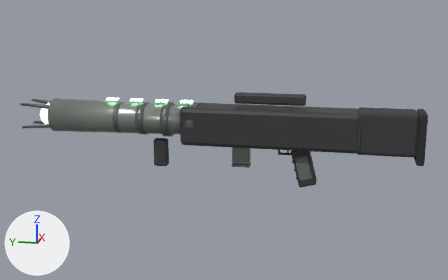
The glTF model assets/models/plasma_cannon.glb as it was, and as the next commit left it.
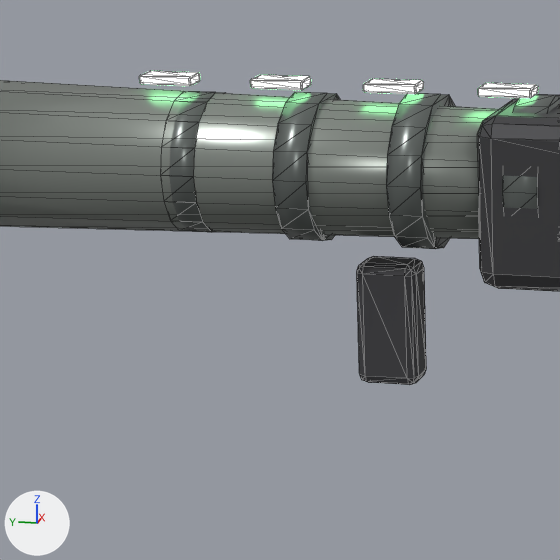
Each version appears first whole from a camera (50 mm lens) standing at (-1.705, -0.11, 0.422) and looking at (0.004, 0.232, -0.005), and next in a close-up on the part from 17% to 44% of the width and 29% to 73% of the height. The axes (+X, +Y, +Z) are drawn at lower left. The lights are the same throughout. The first two pictures are the older version. The close-ups show mesh edges as thin lines. Vertices at exactly the same position are counted once.

Objects in the first close-up: 'Plasma_cannon'.
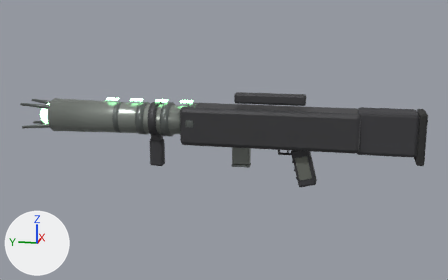
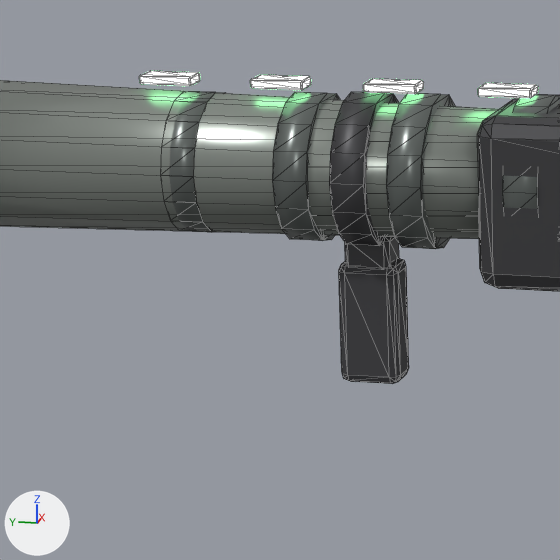
Boxes (x1, y1, x2, y2) around the edits, measured in the close-ups (560 x 560 px; the box of a moved part takes in the faces that stretch with it):
'Plasma_cannon', reshaped
    before: (0, 71, 560, 385)
    after: (0, 71, 560, 384)
part 1 of me_plasma_cannon, added
    after: (329, 92, 399, 246)
part 2 of me_plasma_cannon, added
    after: (345, 236, 399, 268)
part 3 of me_plasma_cannon, moved or reshaped
    before: (357, 256, 426, 385)
    after: (339, 258, 409, 384)

Edits to the bpy script that builds the scene:
```text
Change me_plasma_cannon:
    used by ob_plasma_cannon; location = (0.0, 0.0, 0.0)
    remove me_plasma_cannon.from_pydata(...)  # 1068 vertices, 2008 faces; spans x -0.052..0.052, y -0.32..0.84, z -0.128..0.135
    add me_plasma_cannon.from_pydata(...)  # 1124 vertices, 2112 faces; spans x -0.052..0.052, y -0.32..0.84, z -0.128..0.135
    me_plasma_cannon part 1: a new loose piece, a 16-sided cylinder along y spanning x -0.05..0.05, y 0.421..0.443, z 0.0..0.1, in mat_parkerized (dark grey #4d4d50)
    me_plasma_cannon part 2: the loose piece of 24 vertices spanning x -0.015..0.015, y 0.155..0.205, z -0.072..-0.008 is copied, and the copy is scaled about its middle by (0.889, 0.583, 0.337), then moved by (0.0, 0.252, 0.036), in mat_parkerized (dark grey #4d4d50); it spans x -0.013..0.013, y 0.417..0.447, z -0.016..0.008
    me_plasma_cannon part 3: the loose piece of 56 vertices spanning x -0.015..0.015, y 0.4..0.44, z -0.09..-0.01 is moved by (0.0, 0.012, 0.0)
```
